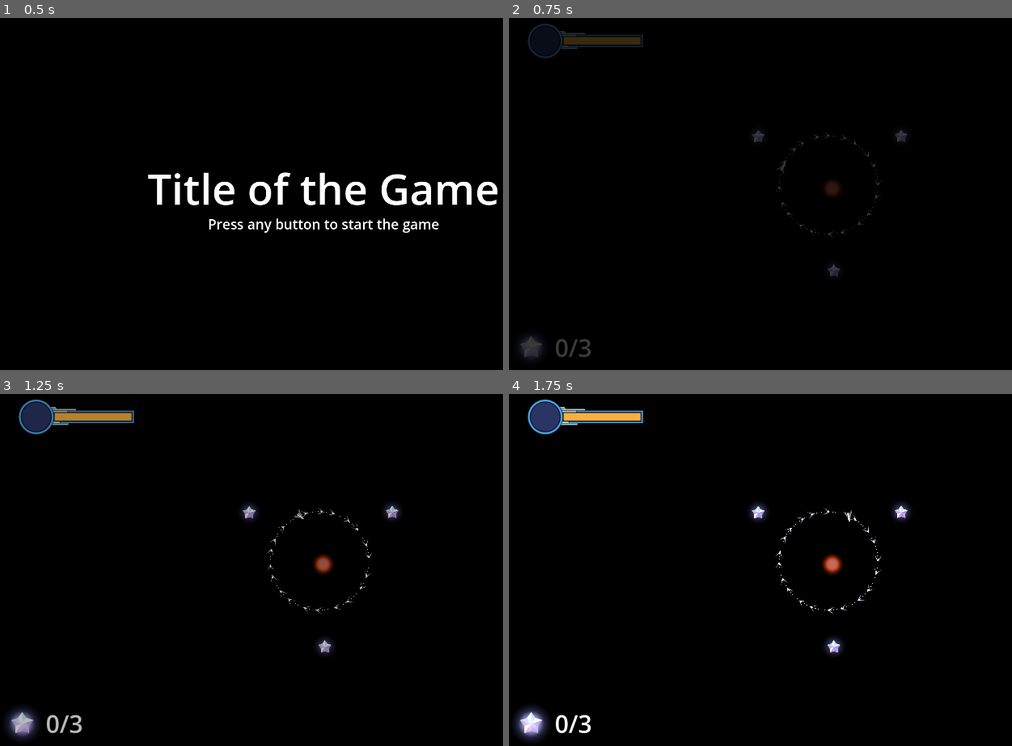
Above: before the commit, frames 1-4 (two rows, left to right).
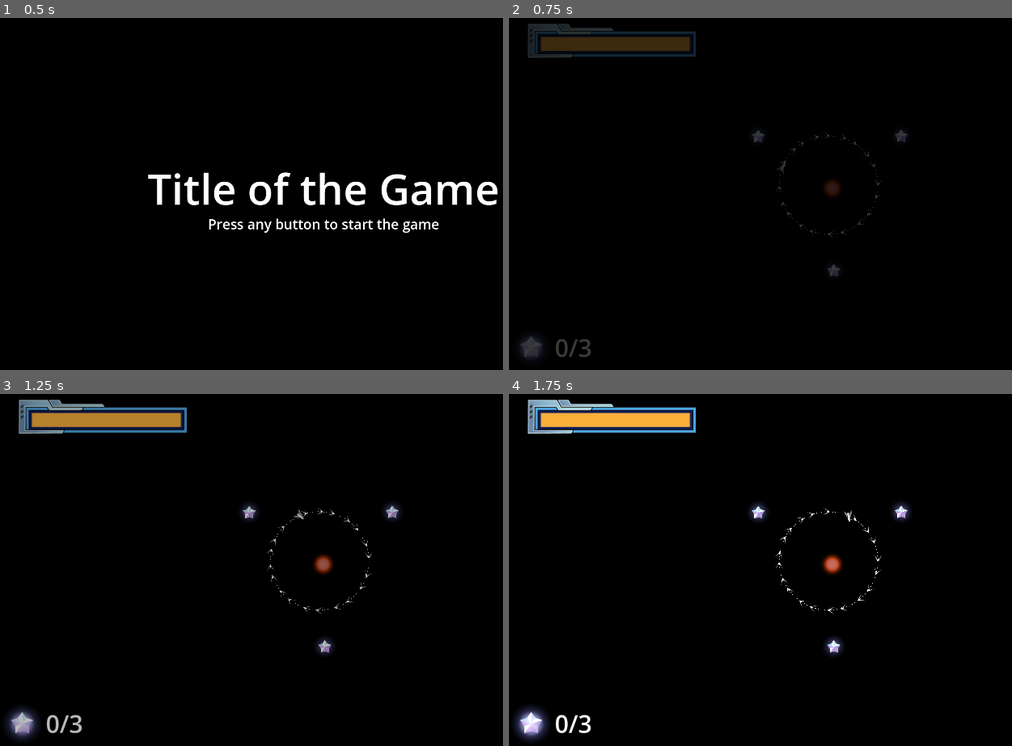
Above: after the commit, the same moments.

Repository: revanj/AstronautAndOrbit
Game: Godot game, scene res://TitleScene.tscn
The game is run twice, just before and just after one commit, with the same random seed, the same clock (stepped at 60 frames per second) and the same inputs. The engine's default icon, where the game draws it, is replaced by a stand-in: a white triangle on a blue panel in a dark square.
Inputs (mouse positions are in pixels of both pictures, inside the frame that each line leads up to):
- Up to frame 1 (0.5 s): no input
- Up to frame 2 (0.75 s): tap Enter at 0.5 s; move the mouse to (976, 169) at 0.52 s; hold D (thruster_right_turn) from 0.53 s (still down); click (976, 169) at 0.6 s
- Up to frame 3 (1.25 s): keep holding D (thruster_right_turn); click (467, 545) at 0.77 s; click (467, 545) at 1.07 s
- Up to frame 4 (1.75 s): release D (thruster_right_turn) at 1.25 s; drag from (705, 584) to (830, 562) at 1.27 s

Frame 1 is identical in both runs. In frame 2, 1.6% of the frame differs, in the area x 3-38%, y 1-12%; in frame 3, 2.2%; in frame 4, 2.3%.

Commit message:
deploy new fuel bar

Diff:
--- a/Level.gd
+++ b/Level.gd
@@ -14,9 +14,6 @@
 	# GameManager.find_current_level()
 
 	spaceship.fuel_changed.connect(ui._on_spaceship_fuel_changed)
-	spaceship.big_jump_fuel_changed.connect(ui._on_spaceship_big_jump_fuel_changed)
-
-	spaceship.emit_signal("big_jump_fuel_changed", spaceship.big_jump_fuel)
 	spaceship.emit_signal("fuel_changed", spaceship.fuel_meter)
 
 	ui.total_crystals = len(crystals)
--- a/UI.gd
+++ b/UI.gd
@@ -5,7 +5,6 @@
 var total_crystals = 0
 @onready var crystal_label:Label = $CrystalCollect/Label
 @onready var fuel_progress_bar = $FuelMeter/FuelProgress
-@onready var big_jump_fuel_progress = $FuelMeter/BigJumpProgress
 @onready var facade = $Facade
 
 func _ready():
@@ -16,9 +15,6 @@
 
 func _on_spaceship_fuel_changed(fuel):
 	fuel_progress_bar.value = fuel
-
-func _on_spaceship_big_jump_fuel_changed(fuel):
-	big_jump_fuel_progress.value = fuel
 
 func _on_crystal_collected():
 	crystals_collected += 1
--- a/UI/UI.tscn
+++ b/UI/UI.tscn
@@ -1,10 +1,9 @@
-[gd_scene load_steps=7 format=3 uid="uid://d2docaei0vhfr"]
+[gd_scene load_steps=6 format=3 uid="uid://d2docaei0vhfr"]
 
 [ext_resource type="Script" path="res://UI.gd" id="1_ukvjj"]
 [ext_resource type="PackedScene" uid="uid://blcdi8y5tplqc" path="res://UI/DialogueBox.tscn" id="2_fb0ex"]
 [ext_resource type="PackedScene" uid="uid://cpsqvdopnkhmy" path="res://CrystalCollect.tscn" id="3_d2oqe"]
 [ext_resource type="Texture2D" uid="uid://dun23vxn2v24p" path="res://Art/FuelBar.png" id="4_w1uil"]
-[ext_resource type="Texture2D" uid="uid://bjd204jsv3y07" path="res://Art/FuelBarRoundFill.png" id="5_0wgu0"]
 [ext_resource type="Texture2D" uid="uid://dy0ohkdf3i38c" path="res://Art/FuelBarFill.png" id="6_fbtm0"]
 
 [node name="UI" type="CanvasLayer"]
@@ -24,23 +23,13 @@
 
 [node name="FuelProgress" type="TextureProgressBar" parent="FuelMeter"]
 layout_mode = 0
-offset_left = 108.0
+offset_left = 40.0
 offset_top = 41.0
-offset_right = 337.0
-offset_bottom = 81.0
+offset_right = 484.0
+offset_bottom = 83.0
 value = 100.0
+nine_patch_stretch = true
 texture_progress = ExtResource("6_fbtm0")
-
-[node name="BigJumpProgress" type="TextureProgressBar" parent="FuelMeter"]
-layout_mode = 0
-offset_left = 12.0
-offset_top = 11.0
-offset_right = 95.0
-offset_bottom = 94.0
-max_value = 90.0
-value = 90.0
-fill_mode = 3
-texture_progress = ExtResource("5_0wgu0")
 
 [node name="Facade" type="ColorRect" parent="."]
 visible = false
Binary file changed: Art/FuelBar.png
